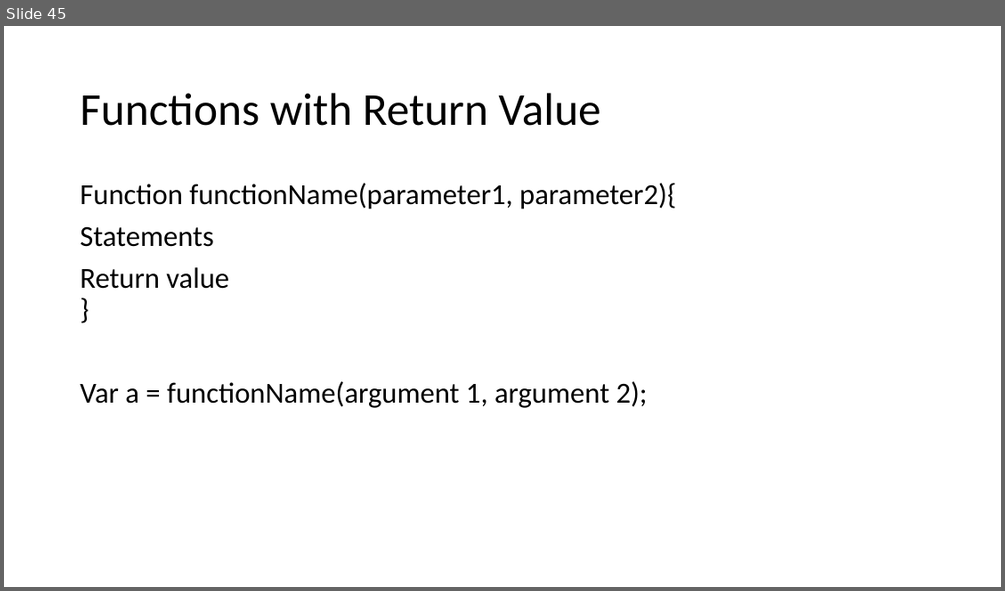
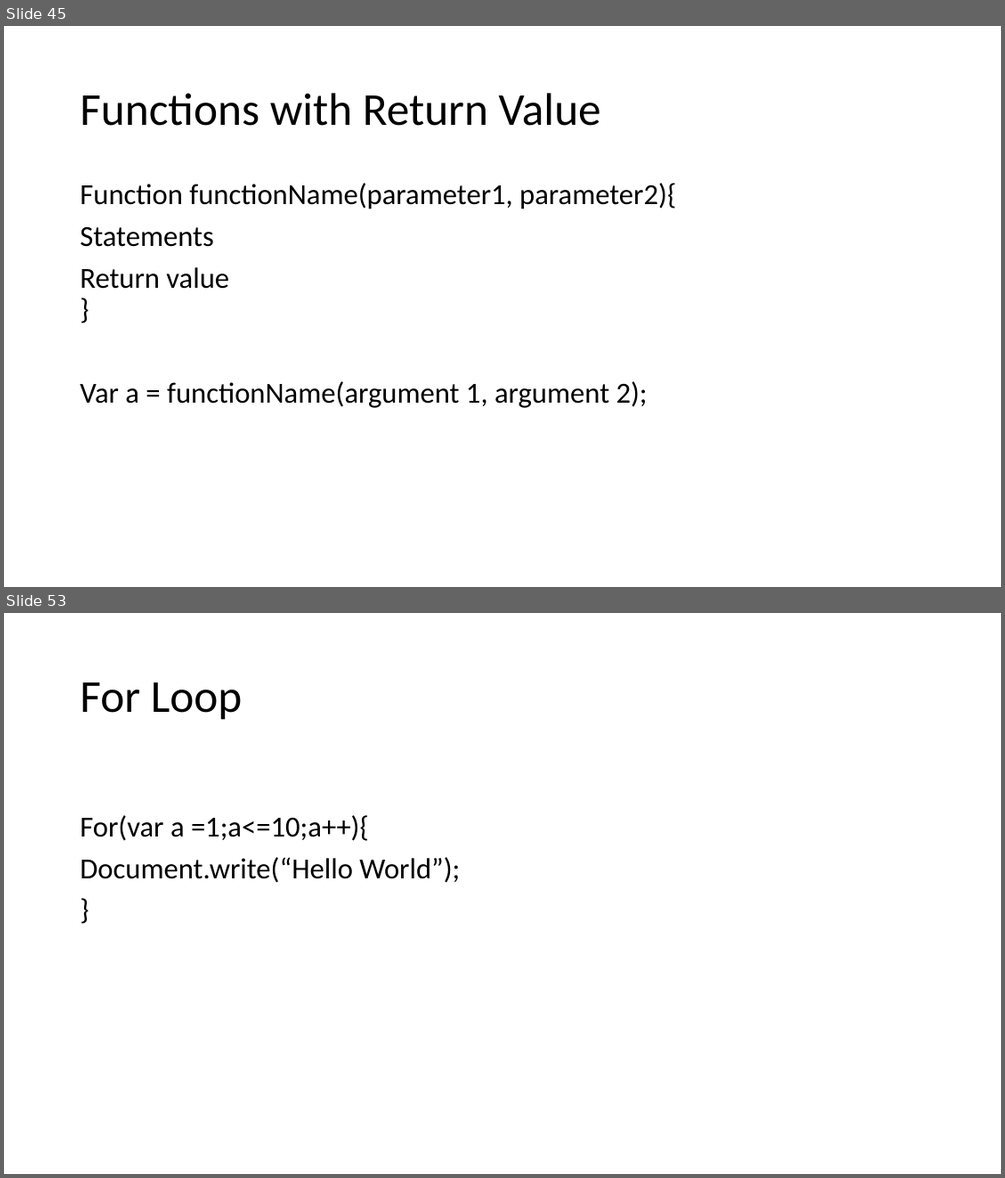
Before and after one commit to PiyushChaturvedii/Batch04, a slide deck: JavaScript.pptx. Shown one above the other, each under a label of ours: slide 45 before the commit, slides 45 and 53 after it; the slides between them are not shown. The pictures are 1005x591 and 1005x1178 pixels, drawn with LibreOffice and Linux fonts; fonts in the diff are those of the drawing. Boxes give left, top, right and bottom in pixels: in the first picture for what was removed or moved away, otherwise in the second. Text is boxed around its words. In the diff, an @@ line names an element or a change of style, - is before the commit and + after.

Commit message:
"event,global,loop"

```diff
--- a/JavaScript.pptx
+++ b/JavaScript.pptx
@@ slide 53 added at [4,613,1001,1174], background #FFFFFF @@
@@ title added at [80,682,243,720], 44 pt, text #000000 @@
+For Loop
@@ text added at [80,815,460,883], 28 pt, text #000000 @@
+For(var a =1;a<=10;a++){
+Document.write(“Hello World”);
+}
```
Also in this commit, not shown: 7 other slides added, 3 other files.
